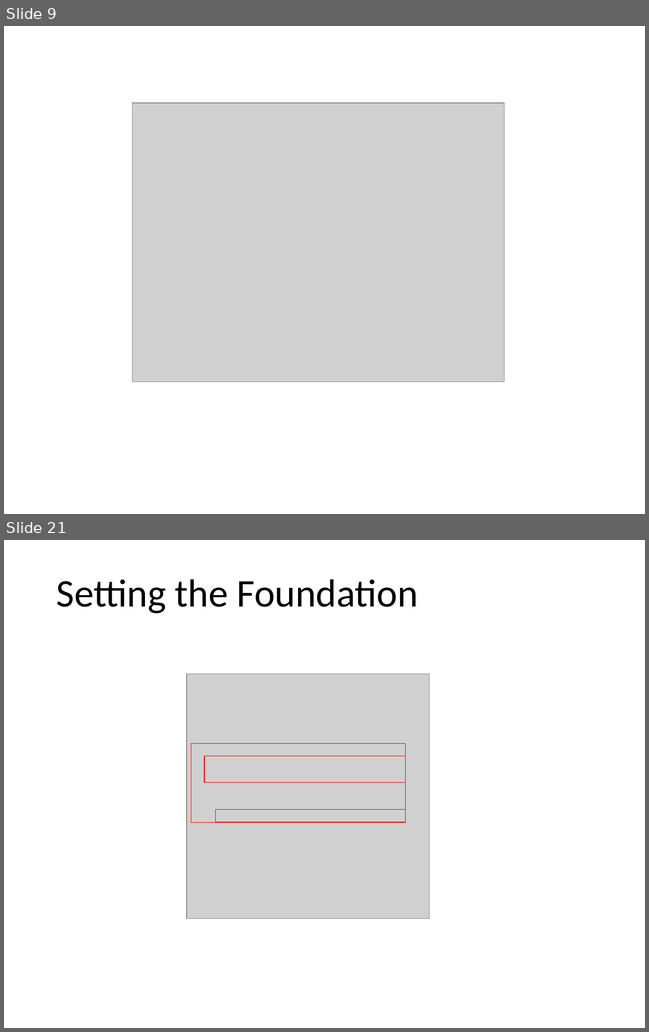
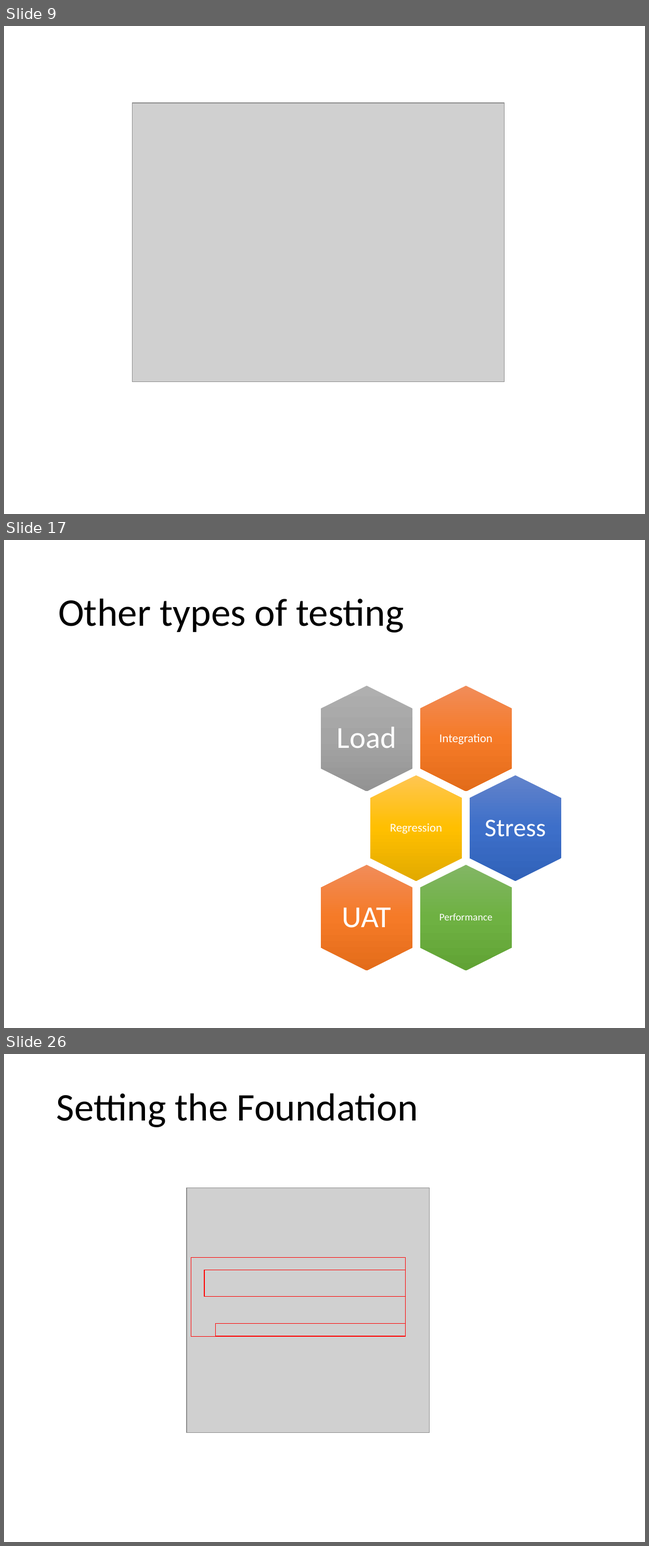
Before and after one commit to kburnell/TestDriving.NET, a slide deck: TestDrivingDotNet.pptx. Shown one above the other, each under a label of ours: slides 9 and 21 before the commit, slides 9, 17 and 26 after it; the slides between them are not shown. The pictures are 649x1032 and 649x1546 pixels, drawn with LibreOffice and Linux fonts; fonts in the diff are those of the drawing; grey boxes stand for pictures; background and template pictures are left out. Boxes give left, top, right and bottom in pixels: in the first picture for what was removed or moved away, otherwise in the second. Text is boxed around its words. In the diff, an @@ line names an element or a change of style, - is before the commit and + after.

```diff
--- a/TestDrivingDotNet.pptx
+++ b/TestDrivingDotNet.pptx
@@ slide 17 added at <box>4,540,645,1028</box>, background #FFFFFF @@
@@ title added at <box>58,598,404,633</box>, 46.2 pt, text #000000 @@
+Other types of testing
@@ group added at <box>321,686,561,971</box>: 6 hexagons, 6 texts @@
+Integration
+Load
+Regression
+Stress
+Performance
+UAT
@@ what was slide 21 is now slide 26 @@
```
Also in this commit, not shown: 17 slides changed, 5 other slides added, 1 slide removed, 1 other file.
